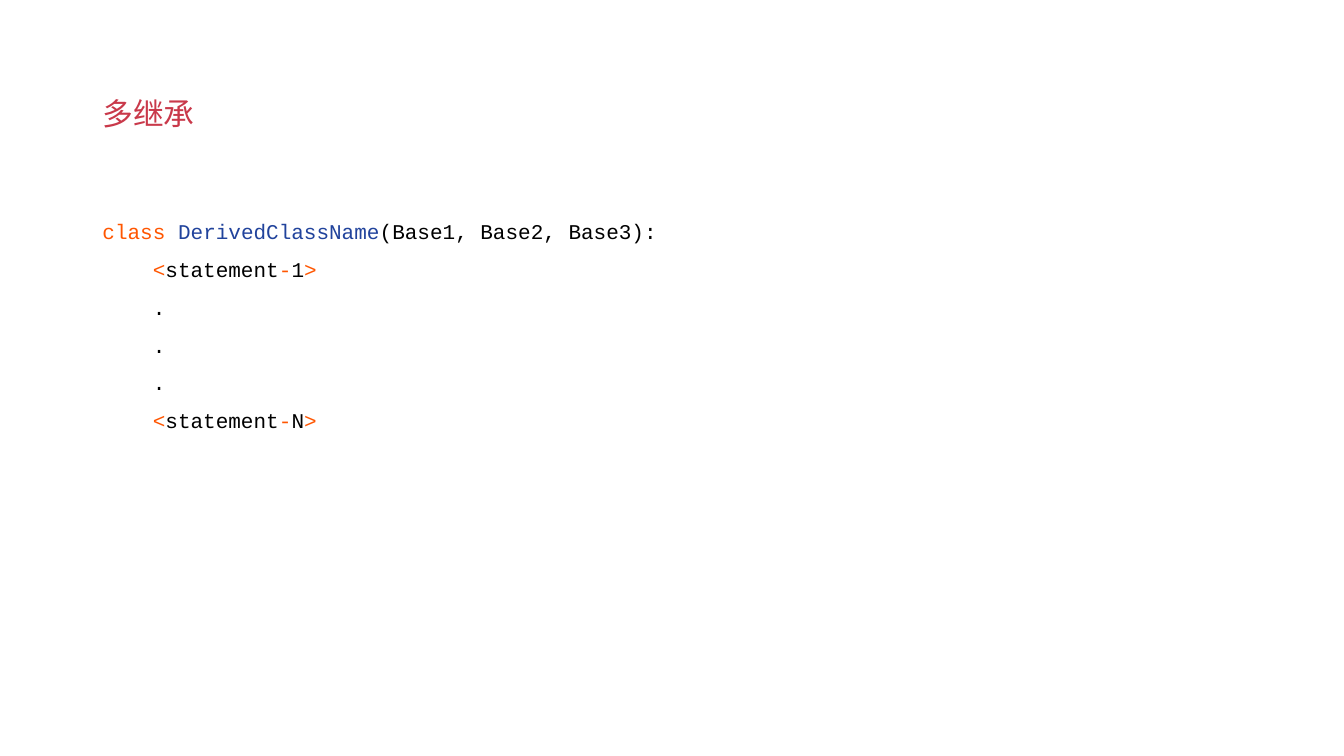
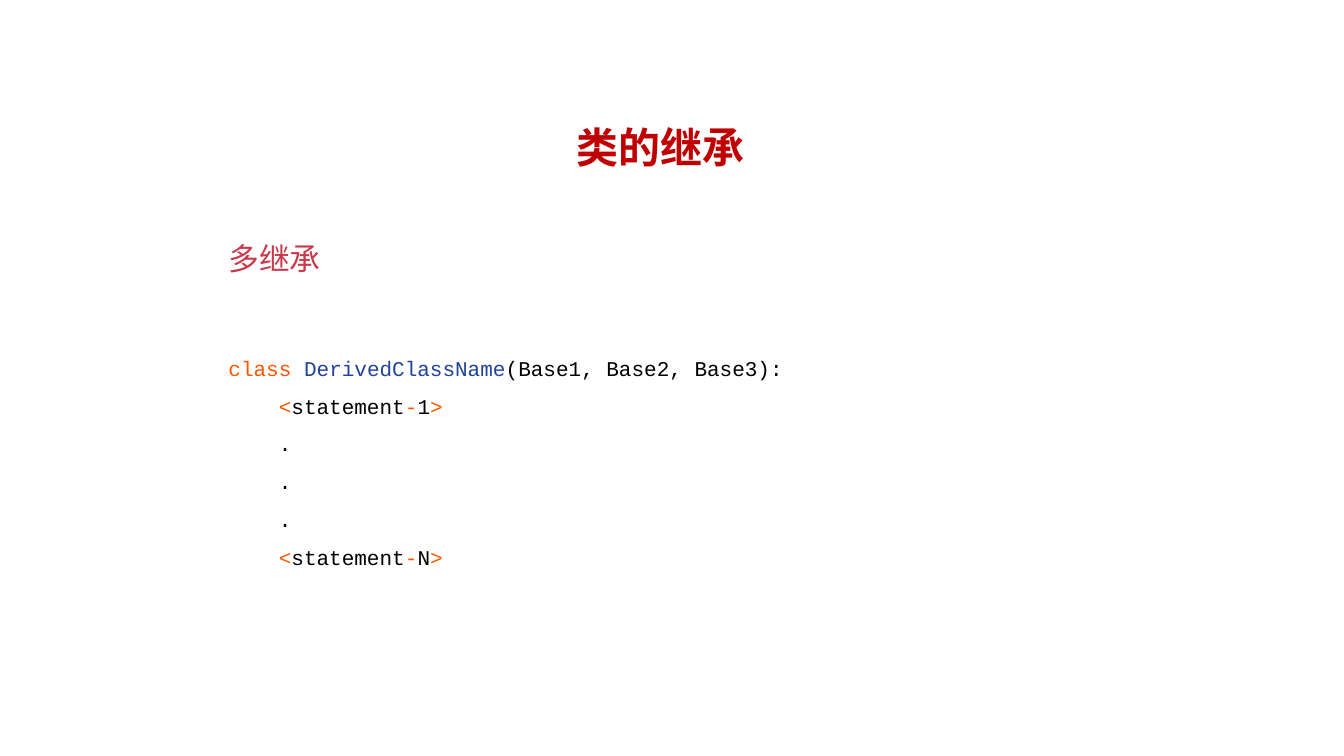
Before and after one commit to albert-feng/Python_OOP, a slide deck: slide 7 of ppt/3.4-类的继承.pptx. Drawn at 1344x756 pixels with LibreOffice and Linux fonts; fonts in the diff are those of the drawing. Boxes give left, top, right and bottom in pixels: in the first picture for what was removed or moved away, otherwise in the second. Text is boxed around its words. In the diff, an @@ line names an element or a change of style, - is before the commit and + after.

```diff
--- a/ppt/3.4-类的继承.pptx
+++ b/ppt/3.4-类的继承.pptx
@@ text added at [577, 127, 745, 167], 30 pt, text #C00000, bold @@
+类的继承
@@ title "多继承": place and size @@
-title "多继承" at [102, 99, 194, 128]
+title "多继承" at [228, 244, 320, 273]
@@ text "class DerivedClassName(Base1, Base2, Base3): <statement-1> ...": place and size @@
-text "class DerivedClassName(Base1, Base2, Base3): <statement-1> ..." at [102, 224, 657, 429]
+text "class DerivedClassName(Base1, Base2, Base3): <statement-1> ..." at [228, 361, 783, 566]
```
Also in this commit, not shown: 5 other slides changed, 4 other files.
